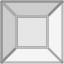
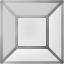
Before/after of a (64, 64) layered artwork. What changed in the layer stack:
painted on "Calque 4" over box(0, 0, 64, 64)
